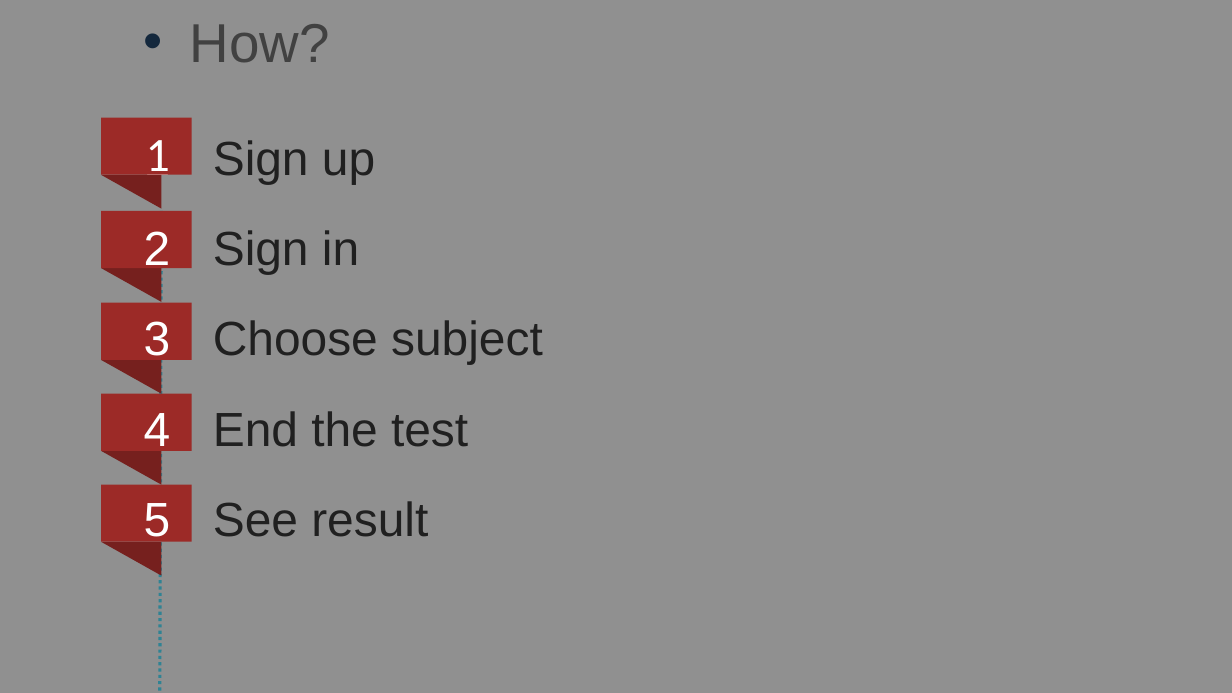
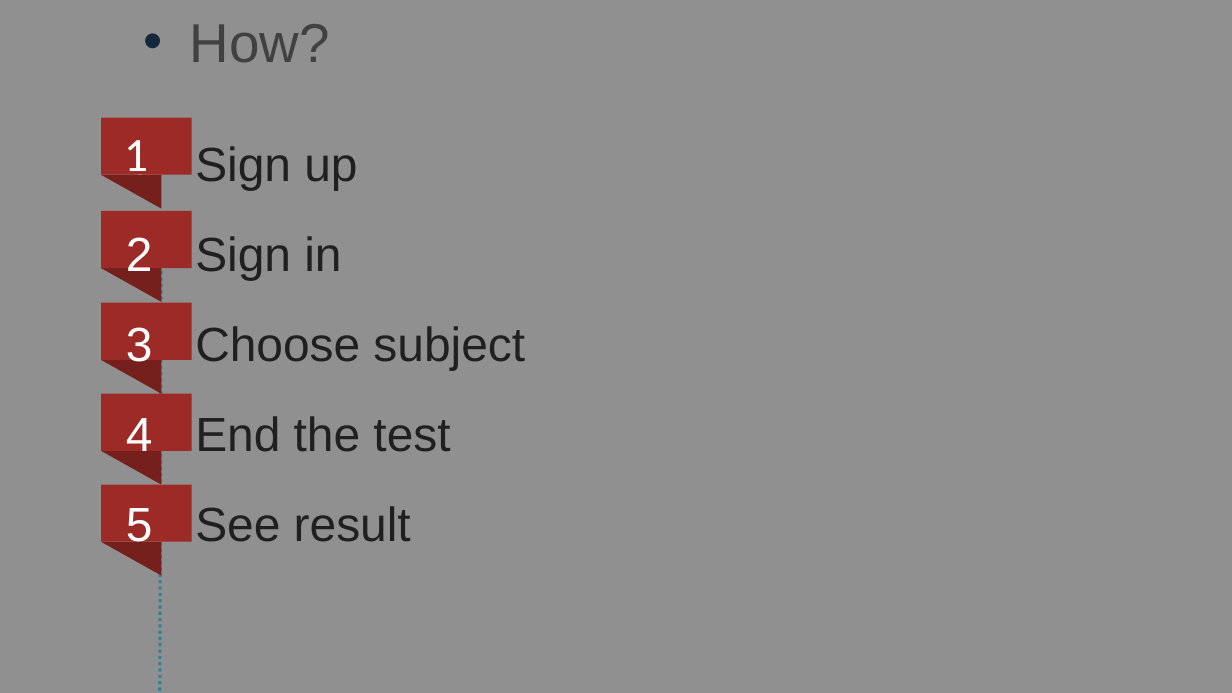
Before and after one commit to gkalidas/project_quiz_app, a slide deck: slide 11 of quizapp.pptx (slide 10 before the commit). Drawn at 1232x693 pixels with LibreOffice and Linux fonts; fonts in the diff are those of the drawing. Boxes give left, top, right and bottom in pixels: in the first picture for what was removed or moved away, otherwise in the second. Text is boxed around its words. In the diff, an @@ line names an element or a change of style, - is before the commit and + after.

```diff
--- a/quizapp.pptx
+++ b/quizapp.pptx
@@ text "1" rewrapped from box(144, 140, 171, 184) to box(124, 140, 148, 175) @@
@@ text "Sign up": place and size @@
-text "Sign up" at box(213, 140, 543, 537)
+text "Sign up" at box(195, 146, 525, 542)
```
Also in this commit, not shown: 2 other slides changed, 6 slides added, 2 slides removed.
